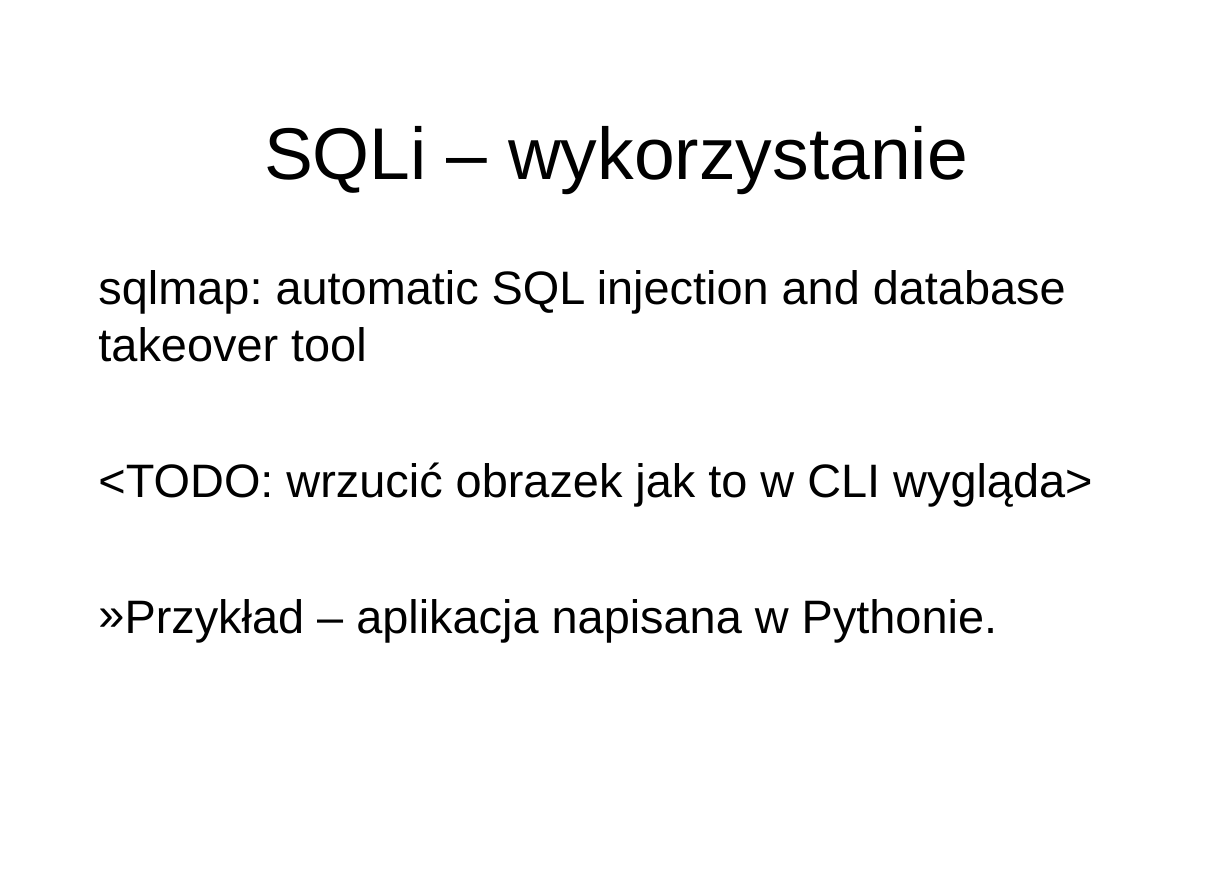
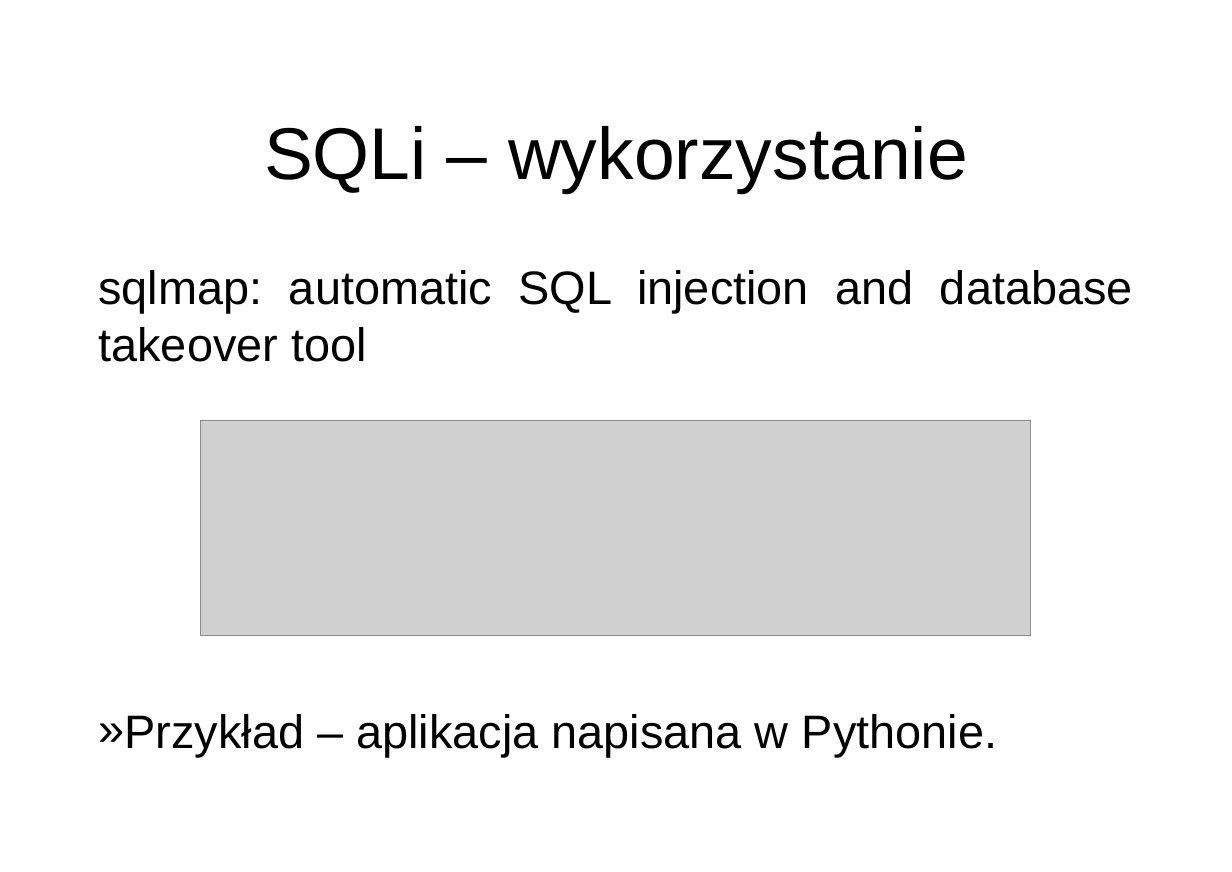
Before and after one commit to disconnect3d/websec_presentation, a slide deck: slide 4 of websec.ppt. Drawn at 1232x872 pixels with LibreOffice and Linux fonts; fonts in the diff are those of the drawing; grey boxes stand for pictures; background and template pictures are left out. Boxes give left, top, right and bottom in pixels: in the first picture for what was removed or moved away, otherwise in the second. Text is boxed around its words. In the diff, an @@ line names an element or a change of style, - is before the commit and + after.

```diff
--- a/websec.ppt
+++ b/websec.ppt
@@ text at (98,270,1133,362): alignment left to justified @@
@@ picture added at (200,421,1032,636) @@
@@ text at (98,462,1092,506): paragraph removed @@
-<TODO: wrzucić obrazek jak to w CLI wygląda>
```
Also in this commit, not shown: 1 other slide changed.
